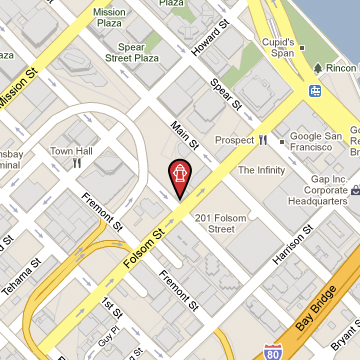
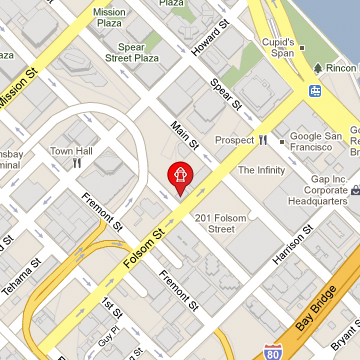
Comparing the layer stacks of the two 360×360 images. Changes:
painted on "Hydrant" over (x1=173, y1=164, x2=187, y2=182)
painted on "Pin" (1st of 2) over (x1=167, y1=158, x2=194, y2=202)
added layer "Pin" (2nd of 2) above "Background" over (x1=167, y1=161, x2=194, y2=198)
